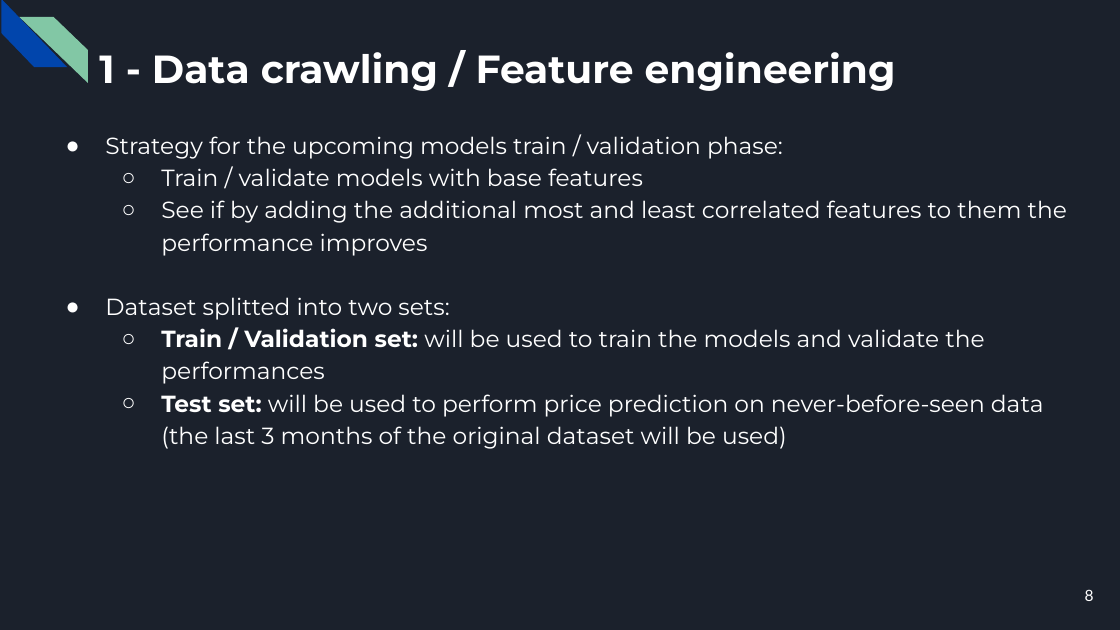
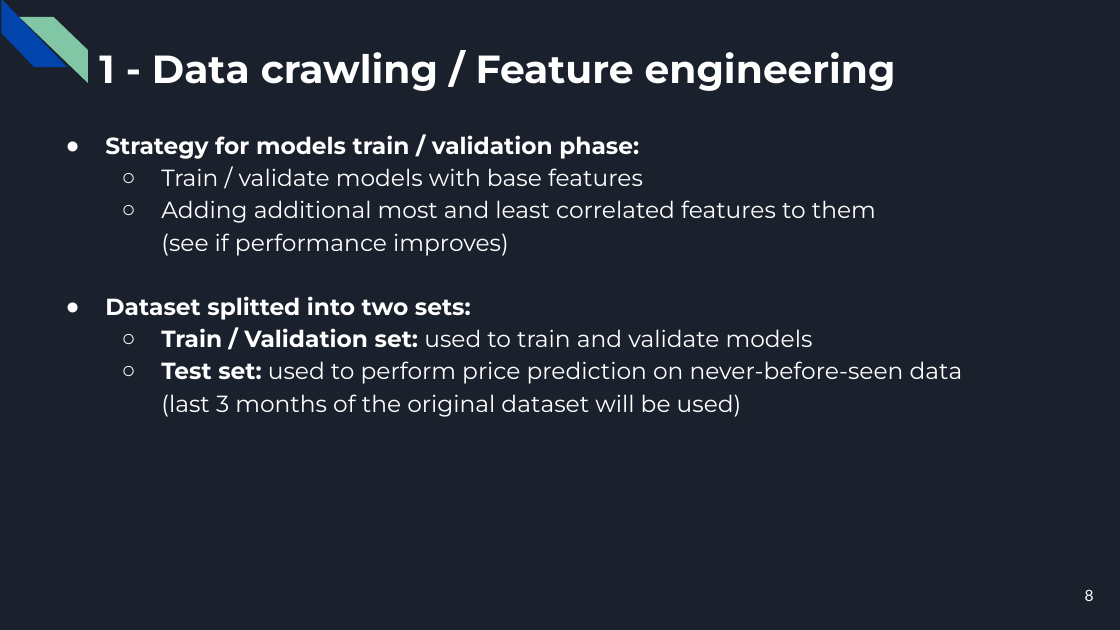
Before and after one commit to CorsiDanilo/bitcoin-price-prediction-with-pyspark, a slide deck: slide 8 of presentation/presentation.pptx. Drawn at 1120x630 pixels with LibreOffice and Linux fonts; fonts in the diff are those of the drawing. Boxes give left, top, right and bottom in pixels: in the first picture for what was removed or moved away, otherwise in the second. Text is boxed around its words. In the diff, an @@ line names an element or a change of style, - is before the commit and + after.

```diff
--- a/presentation/presentation.pptx
+++ b/presentation/presentation.pptx
@@ text at <box>105,135,639,159</box>: text changed; bold on @@
-● Strategy for the upcoming models train / validation phase:
+● Strategy for models train / validation phase:
@@ text at <box>161,200,876,256</box>: text changed @@
-  ○ See if by adding the additional most and least correlated features to them the performance improves
+  ○ Adding additional most and least correlated features to them
+    (see if performance improves)
@@ text at <box>105,296,471,320</box>: bold on in "Dataset splitted into two sets:" @@
@@ text at <box>161,328,963,417</box>: text changed @@
-  ○ Train / Validation set: will be used to train the models and validate the performances
-  ○ Test set: will be used to perform price prediction on never-before-seen data (the last 3 months of the original dataset will be used)
+  ○ Train / Validation set: used to train and validate models
+  ○ Test set: used to perform price prediction on never-before-seen data
+    (last 3 months of the original dataset will be used)
```
Also in this commit, not shown: 15 other slides changed, 1 slide added, 1 other file.
